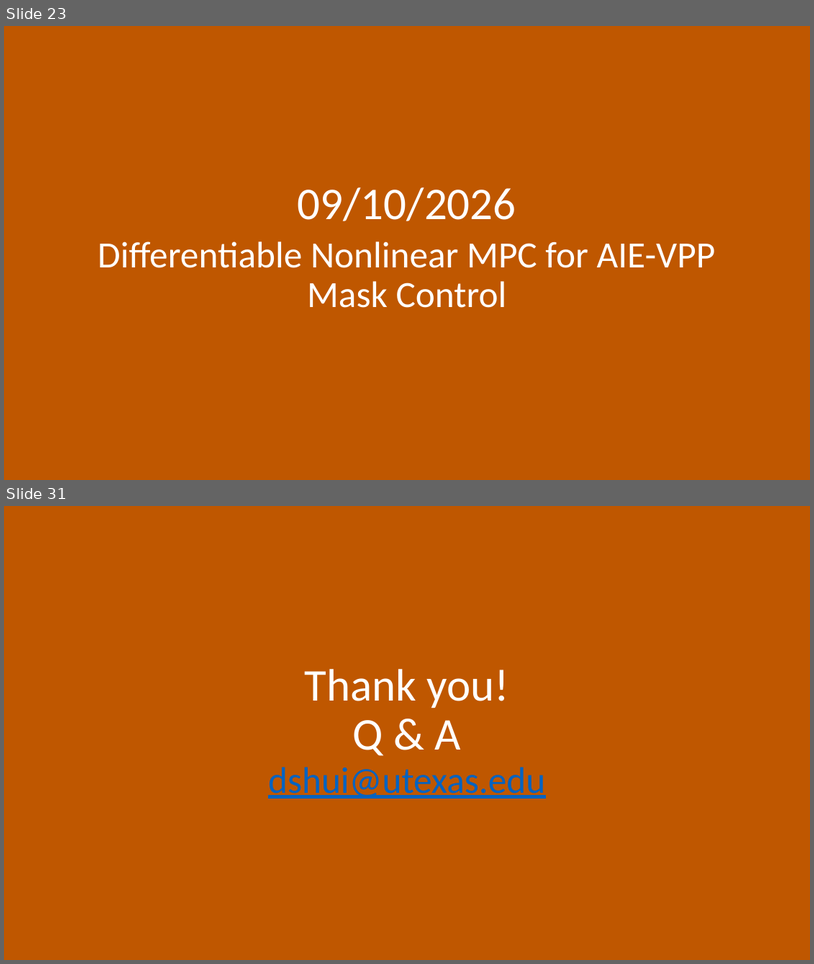
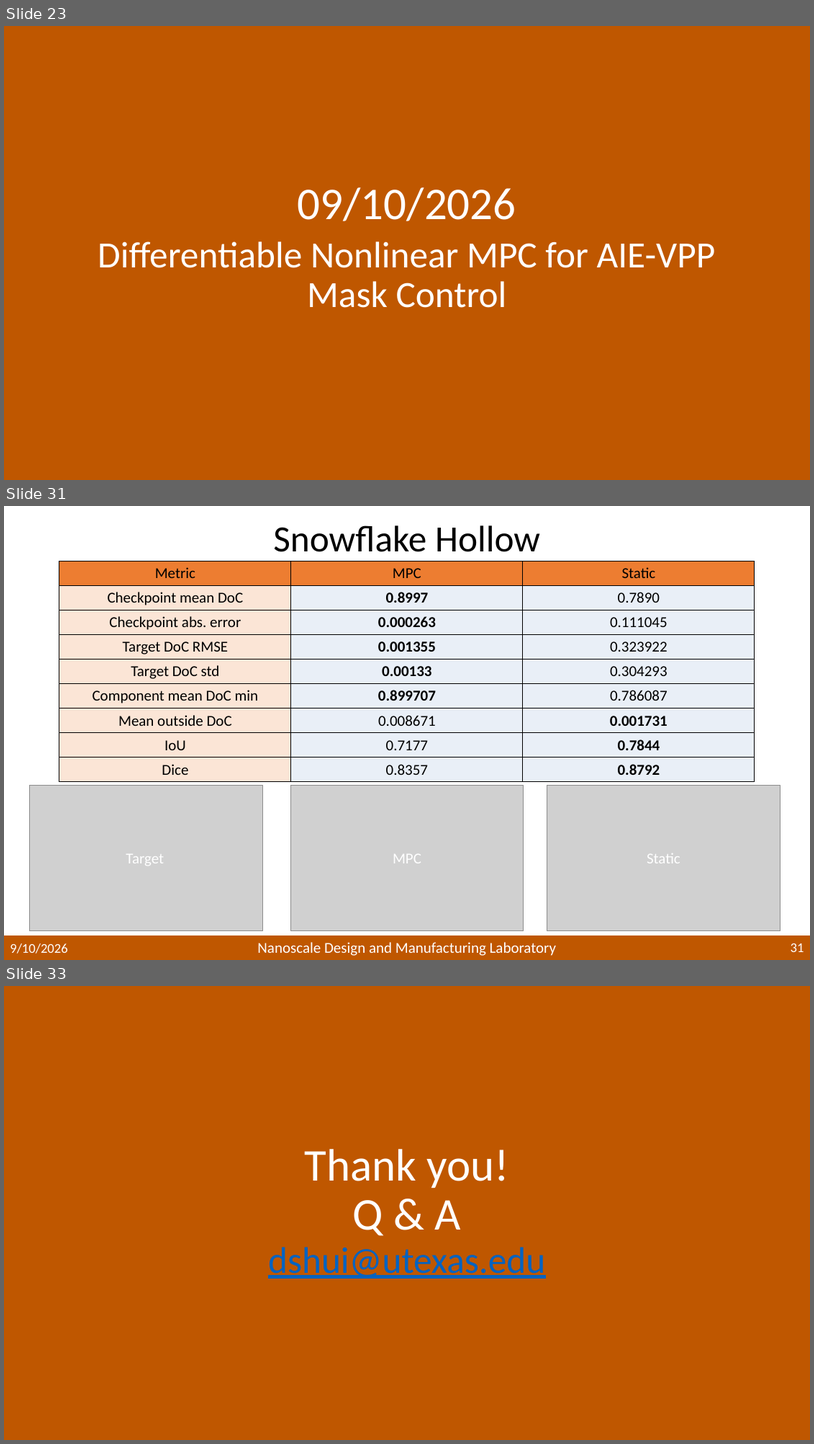
Before and after one commit to 7jadenwang/AIE-2D, a slide deck: presentations/AIE_control_2026.pptx. Shown one above the other, each under a label of ours: slides 23 and 31 before the commit, slides 23, 31 and 33 after it; the slides between them are not shown. The pictures are 814x964 and 814x1444 pixels, drawn with LibreOffice and Linux fonts; fonts in the diff are those of the drawing; grey boxes stand for pictures; background and template pictures are left out. Boxes give left, top, right and bottom in pixels: in the first picture for what was removed or moved away, otherwise in the second. Text is boxed around its words. In the diff, an @@ line names an element or a change of style, - is before the commit and + after.

```diff
--- a/presentations/AIE_control_2026.pptx
+++ b/presentations/AIE_control_2026.pptx
@@ slide 31 added at (4,506,810,960), background #FFFFFF @@
@@ title added at (273,525,540,552), 44 pt, text #000000 @@
+Snowflake Hollow
@@ table added at (59,561,755,779), 9 rows, 3 columns @@
+Metric | MPC | Static
+Checkpoint mean DoC | 0.8997 | 0.7890
+Checkpoint abs. error | 0.000263 | 0.111045
+Target DoC RMSE | 0.001355 | 0.323922
+Target DoC std | 0.00133 | 0.304293
+Component mean DoC min | 0.899707 | 0.786087
+Mean outside DoC | 0.008671 | 0.001731
+IoU | 0.7177 | 0.7844
+Dice | 0.8357 | 0.8792
@@ picture added at (30,785,263,931) @@
@@ picture added at (291,785,525,931) @@
@@ picture added at (548,785,781,931) @@
@@ text added at (126,854,164,865), 18 pt, text #FFFFFF @@
+Target
@@ text added at (393,854,422,863), 18 pt, text #FFFFFF @@
+MPC
@@ text added at (647,853,681,863), 18 pt, text #FFFFFF @@
+Static
@@ rectangle added at (4,935,810,960), fill #BF5700, outline #BF5700 1 pt @@
@@ line added from (4, 935) to (810, 935), #FFFFFF 2 pt @@
@@ rectangle added at (131,936,134,960), fill #BF5700, outline #BF5700 1 pt @@
@@ rectangle added at (131,935,203,938), fill #BF5700, outline #BF5700 1 pt @@
@@ rectangle added at (199,936,203,960), fill #BF5700, outline #BF5700 1 pt @@
@@ text added at (10,943,67,953), 16 pt, text #FFFFFF @@
+9/10/2026
@@ rectangle added at (131,956,203,959), fill #BF5700, outline #BF5700 1 pt @@
@@ text added at (257,942,556,955), 18 pt, text #FFFFFF @@
+Nanoscale Design and Manufacturing Laboratory
@@ page number added at (791,943,805,952), 16 pt, text #FFFFFF @@
+31
@@ what was slide 31 is now slide 33 @@
```
Also in this commit, not shown: 27 slides changed, 1 other slide added, 55 other files.
